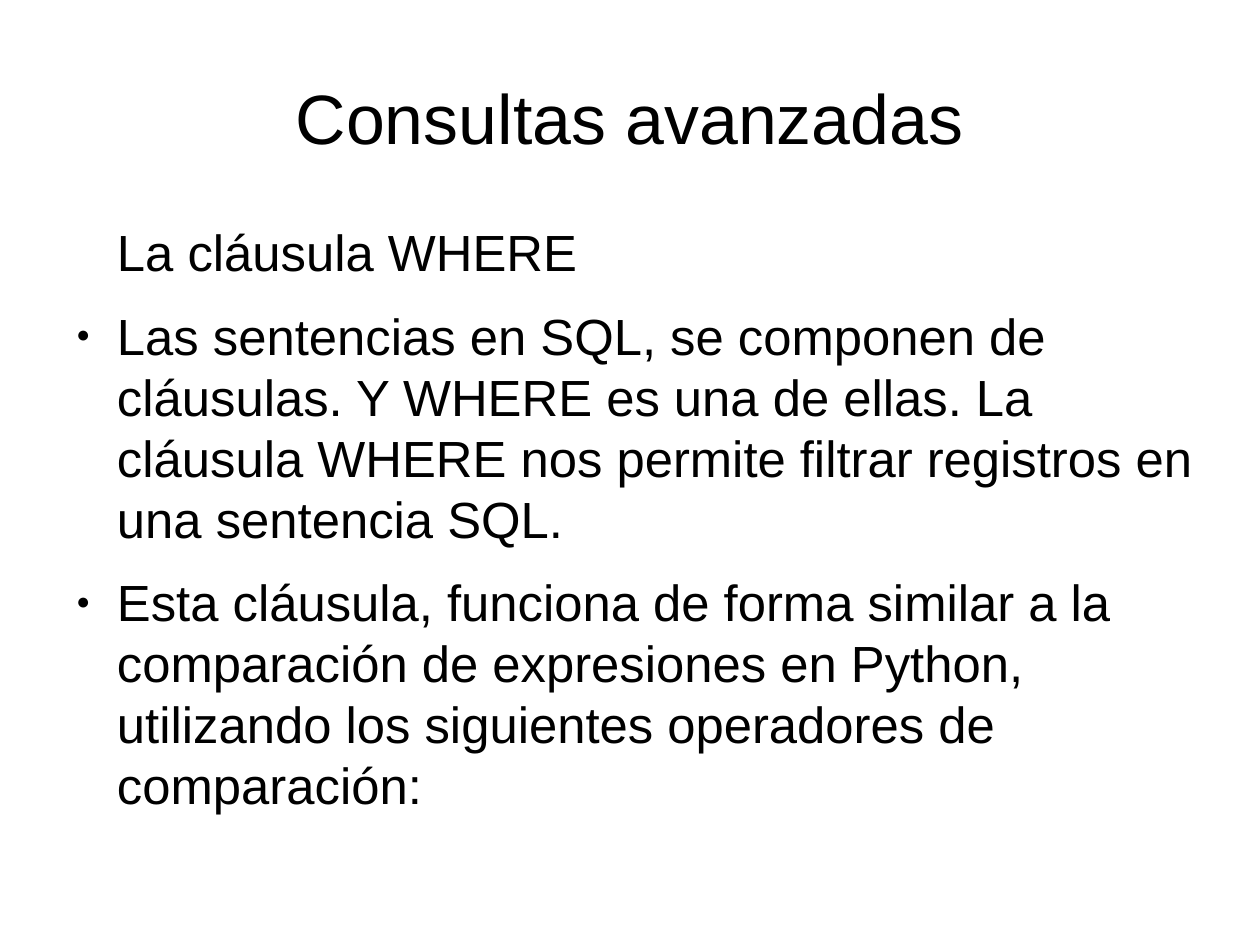
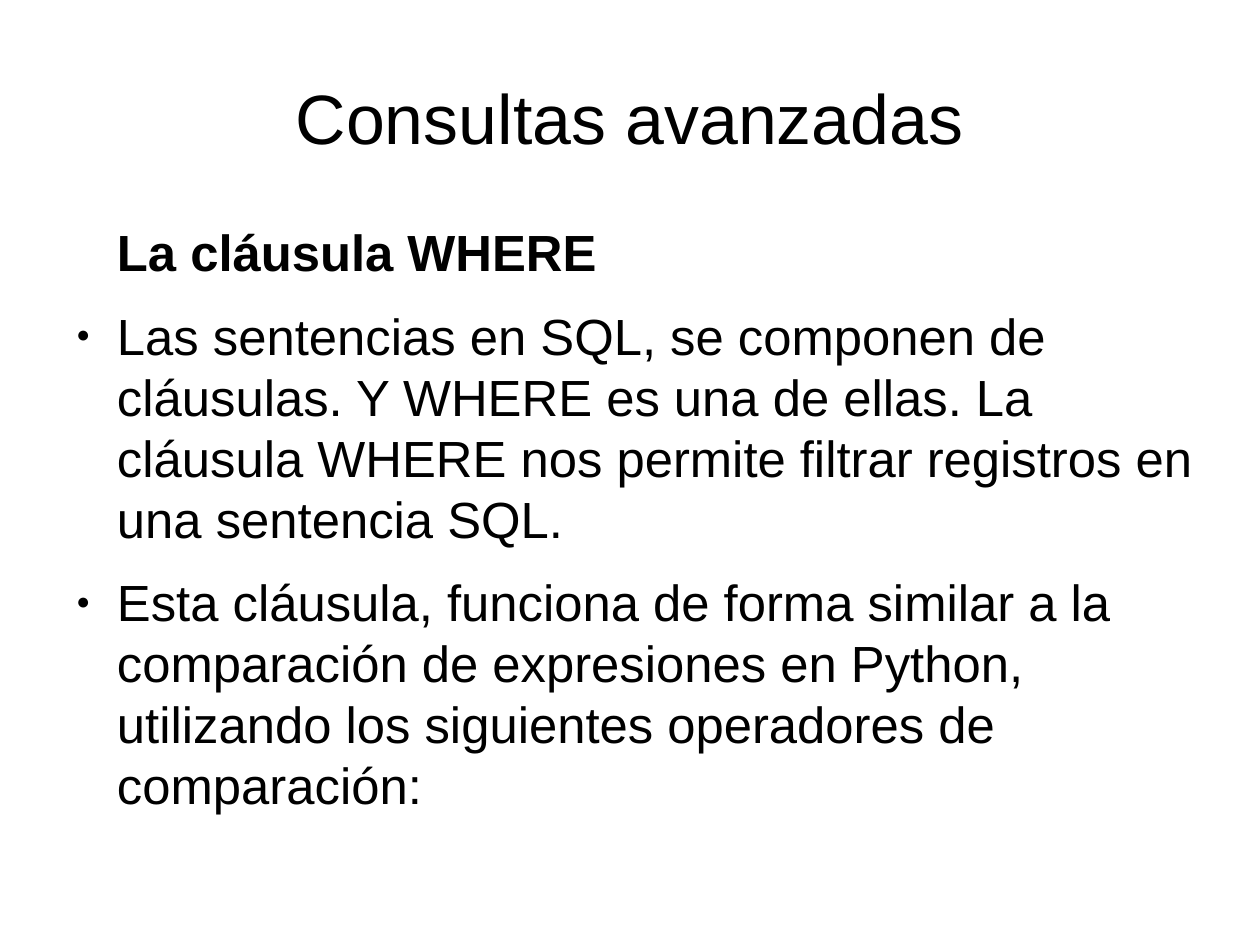
Before and after one commit to javacasm/CursoPythonCompleto, a slide deck: slide 44 of Base_de_Datos/BaseDeDatosPython.odp. Drawn at 1260x945 pixels with LibreOffice and Linux fonts; fonts in the diff are those of the drawing. Boxes give left, top, right and bottom in pixels: in the first picture for what was removed or moved away, otherwise in the second. Text is boxed around its words. In the diff, an @@ line names an element or a change of style, - is before the commit and + after.

```diff
--- a/Base_de_Datos/BaseDeDatosPython.odp
+++ b/Base_de_Datos/BaseDeDatosPython.odp
@@ text at <box>117,233,596,272</box>: bold on in "La cláusula WHERE" @@
```
Also in this commit, not shown: 17 other slides changed, 4 other files.
